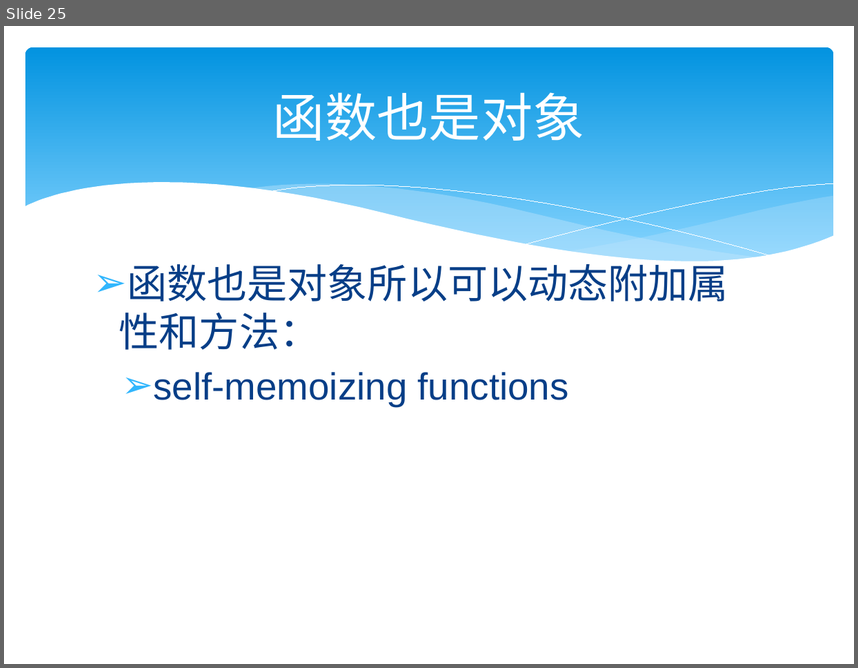
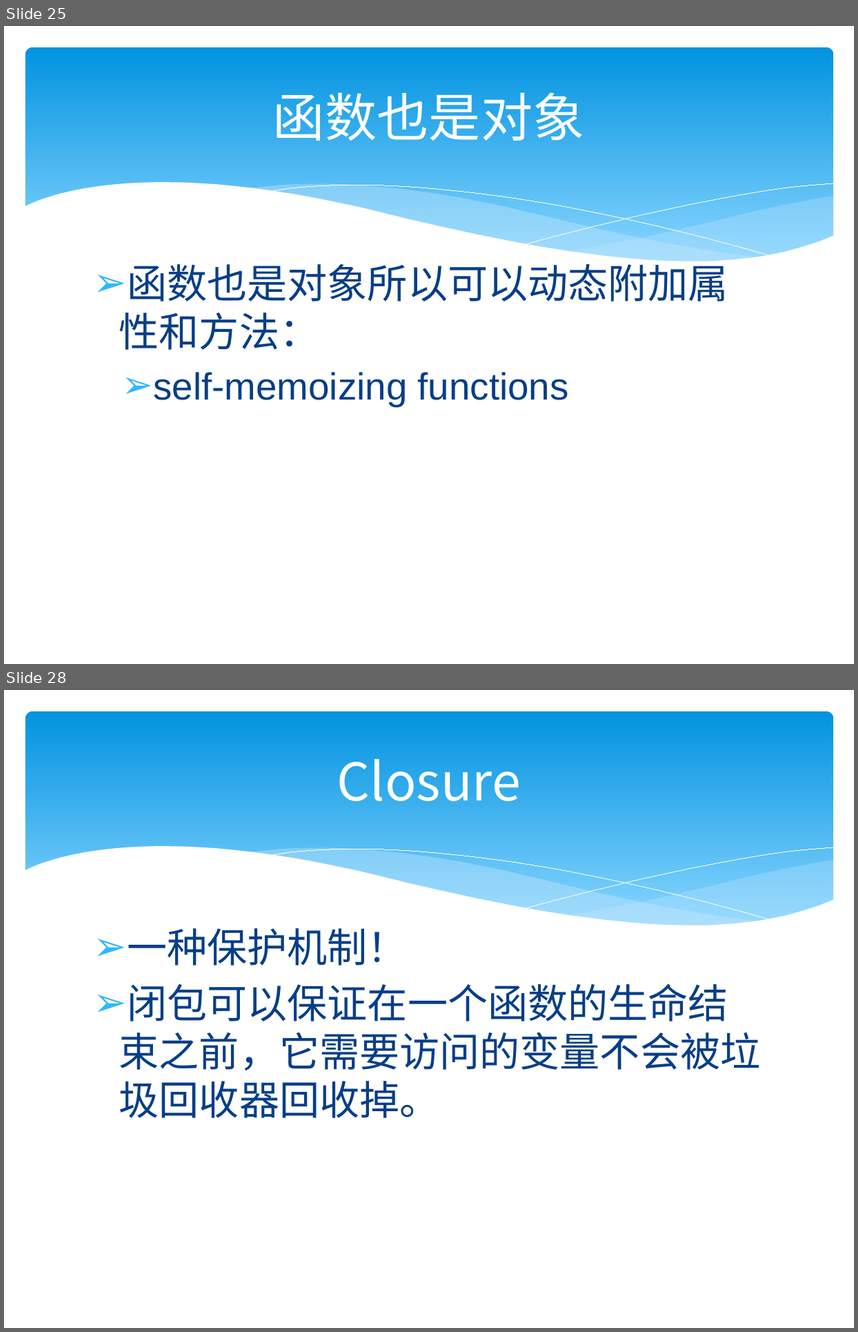
Before and after one commit to zjumty/jsfunc_training, a slide deck: JavaScriptFunctionObject.pptx. Shown one above the other, each under a label of ours: slide 25 before the commit, slides 25 and 28 after it; the slides between them are not shown. The pictures are 858x668 and 858x1332 pixels, drawn with LibreOffice and Linux fonts; fonts in the diff are those of the drawing. Boxes give left, top, right and bottom in pixels: in the first picture for what was removed or moved away, otherwise in the second. Text is boxed around its words. In the diff, an @@ line names an element or a change of style, - is before the commit and + after.

```diff
--- a/JavaScriptFunctionObject.pptx
+++ b/JavaScriptFunctionObject.pptx
@@ slide 28 added at (4, 690, 854, 1328), background #FFFFFF; not listed: 6 template elements that a slide beside it also shows @@
@@ title added at (337, 759, 521, 801), 44 pt, text #FFFFFF @@
+Closure
@@ text added at (119, 928, 761, 1118), 34 pt, text #073E87 @@
+➢ 一种保护机制！
+➢ 闭包可以保证在一个函数的生命结束之前，它需要访问的变量不会被垃圾回收器回收掉。
```
Also in this commit, not shown: 1 slide changed, 6 other slides added, 2 other files.
